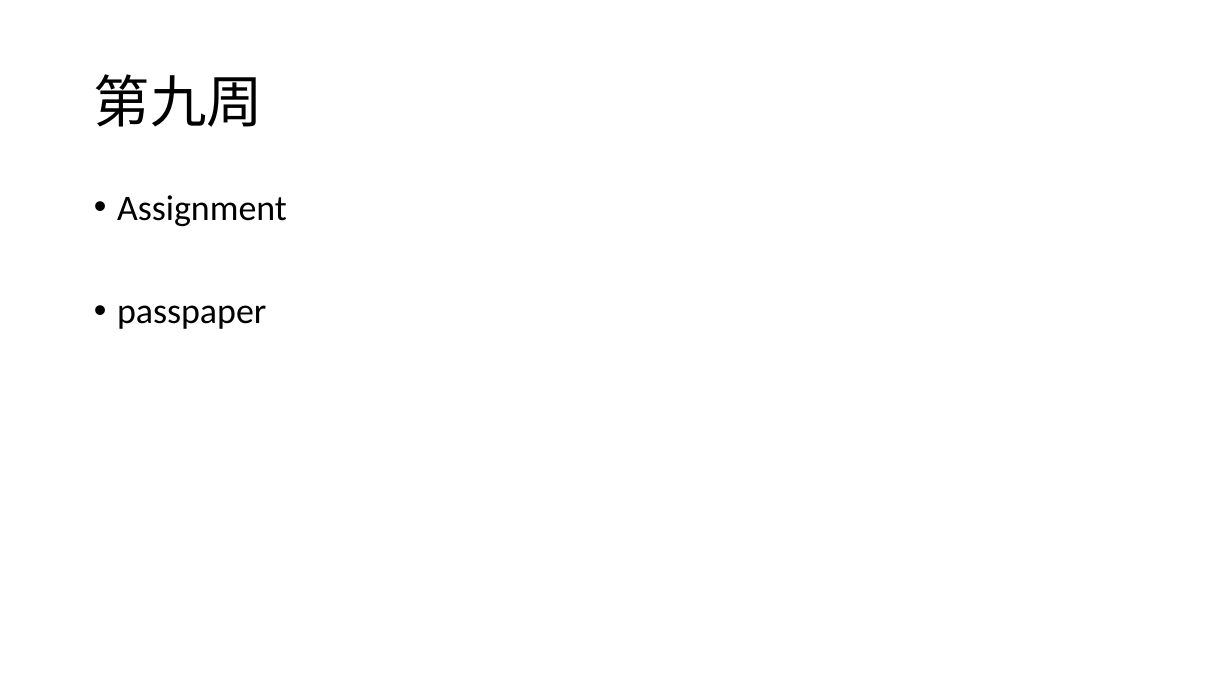
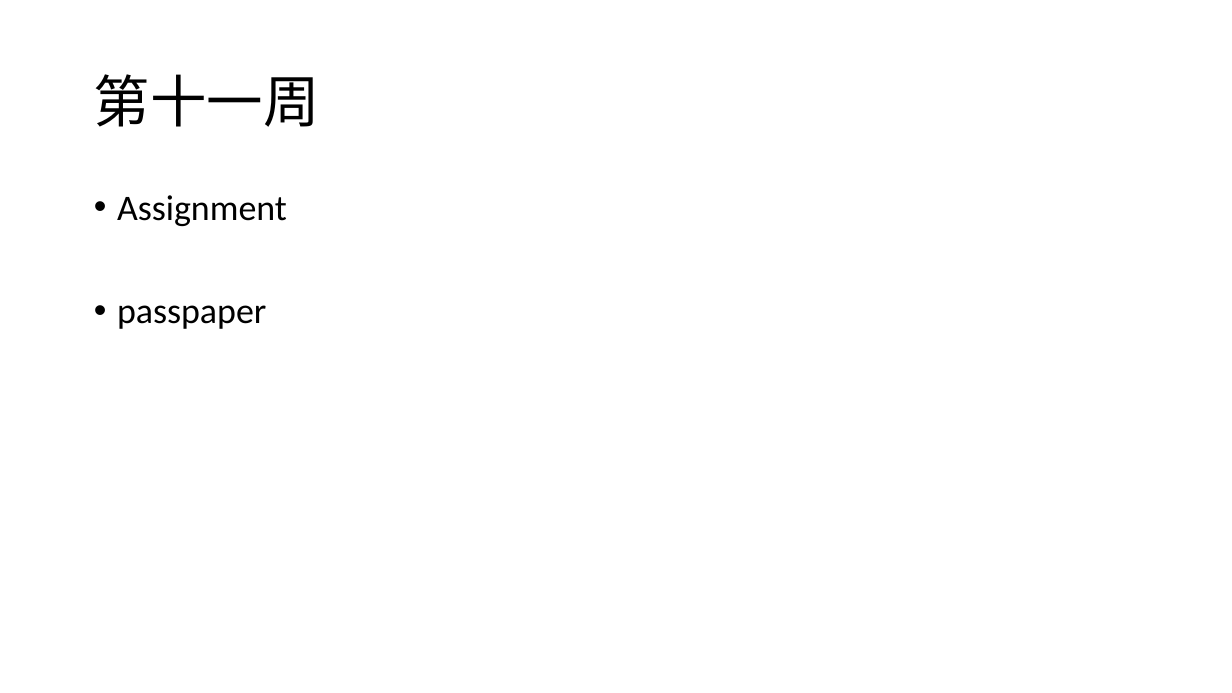
Before and after one commit to HicirTech/yoututor-comp603, a slide deck: slide 2 of w11.pptx. Drawn at 1232x693 pixels with LibreOffice and Linux fonts; fonts in the diff are those of the drawing. Boxes give left, top, right and bottom in pixels: in the first picture for what was removed or moved away, otherwise in the second. Text is boxed around its words. In the diff, an @@ line names an element or a change of style, - is before the commit and + after.

```diff
--- a/w11.pptx
+++ b/w11.pptx
@@ title at (94,74,320,127): text changed @@
-第九周
+第十一周
```
Also in this commit, not shown: 9 other slides changed, 1 slide added.
